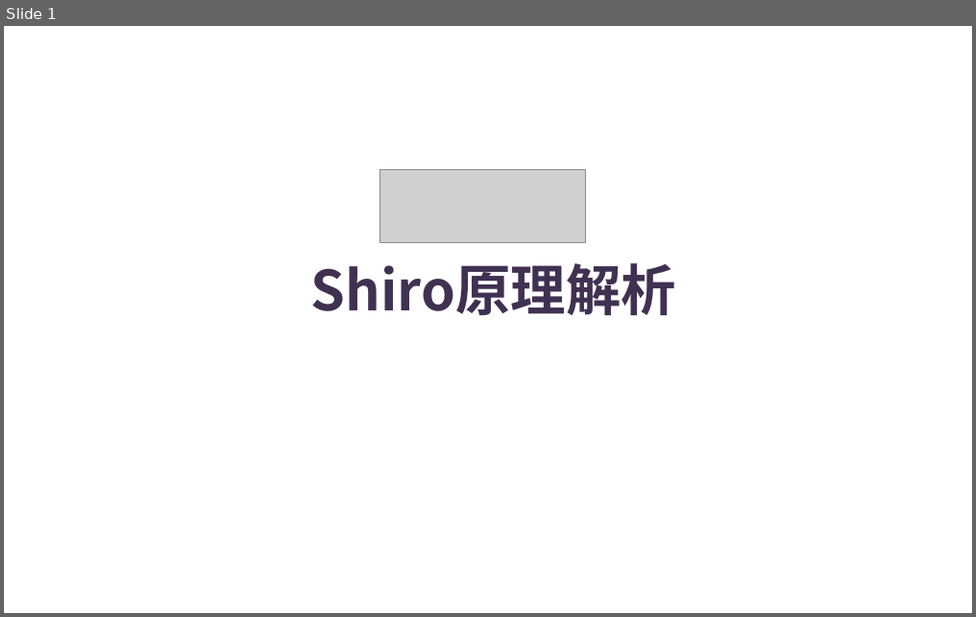
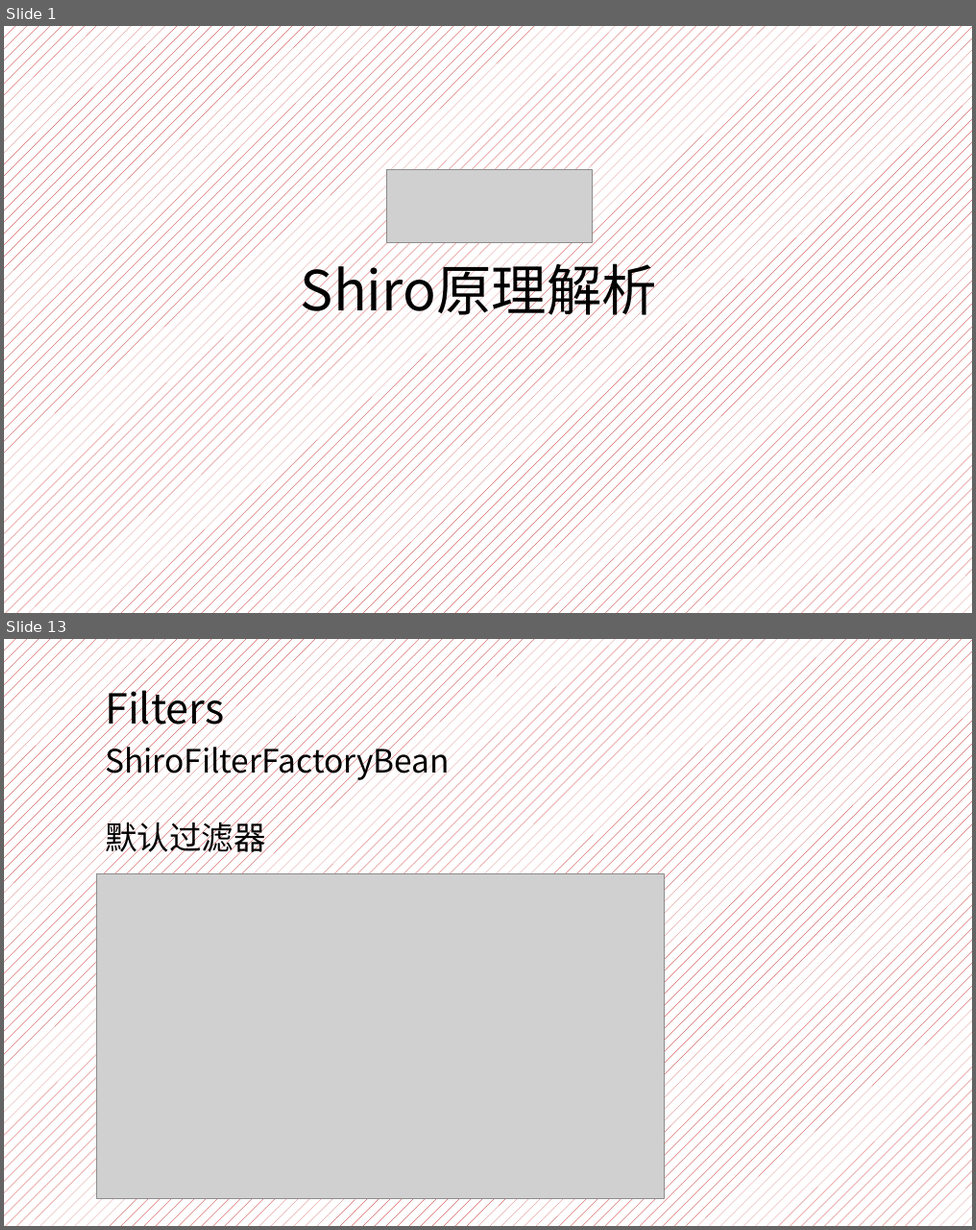
Before and after one commit to yanghaikun/shiro-in-action, a slide deck: shiro原理解析.pptx. Shown one above the other, each under a label of ours: slide 1 before the commit, slides 1 and 13 after it; the slides between them are not shown. The pictures are 976x617 and 976x1230 pixels, drawn with LibreOffice and Linux fonts; fonts in the diff are those of the drawing; grey boxes stand for pictures; background and template pictures are left out. Boxes give left, top, right and bottom in pixels: in the first picture for what was removed or moved away, otherwise in the second. Text is boxed around its words. In the diff, an @@ line names an element or a change of style, - is before the commit and + after.

```diff
--- a/shiro原理解析.pptx
+++ b/shiro原理解析.pptx
@@ slide 13 added at bbox=[4, 639, 972, 1226], background pattern #C00000 on #FFFFFF @@
@@ text added at bbox=[105, 681, 224, 733], 36 pt, text #000000 @@
+Filters
@@ text added at bbox=[105, 740, 449, 859], 28 pt, text #000000 @@
+ShiroFilterFactoryBean
+默认过滤器
@@ picture added at bbox=[97, 873, 664, 1198] @@
@@ slide 1 changed as well @@
@@ background picture (left out) to pattern #C00000 on #FFFFFF @@
@@ picture: place and size @@
-picture at bbox=[379, 169, 586, 243]
+picture at bbox=[386, 169, 592, 243]
@@ text "Shiro原理解析": place and size @@
-text "Shiro原理解析" at bbox=[311, 263, 676, 315]
+text "Shiro原理解析" at bbox=[301, 254, 657, 325]
@@ text "Shiro原理解析" at bbox=[301, 254, 657, 325]: text colour #403152 to #000000, bold off @@
```
Also in this commit, not shown: 4 other slides changed, 13 other slides added, 23 slides removed.
